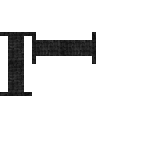
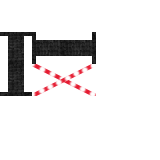
Layered file, before and after one edit (160x160). Changes by layer:
added group "Kreuz" with 4 layers above "Ebene 4" over (32, 64, 96, 96)
added layer "Ebene 6 Kopie" in group "Kreuz" over (32, 64, 96, 96)
added layer "Ebene 6" in group "Kreuz" over (32, 64, 96, 96)
added layer "Ebene 5 Kopie" in group "Kreuz" over (32, 64, 96, 96)
added layer "Ebene 5" in group "Kreuz" over (32, 64, 96, 96)
